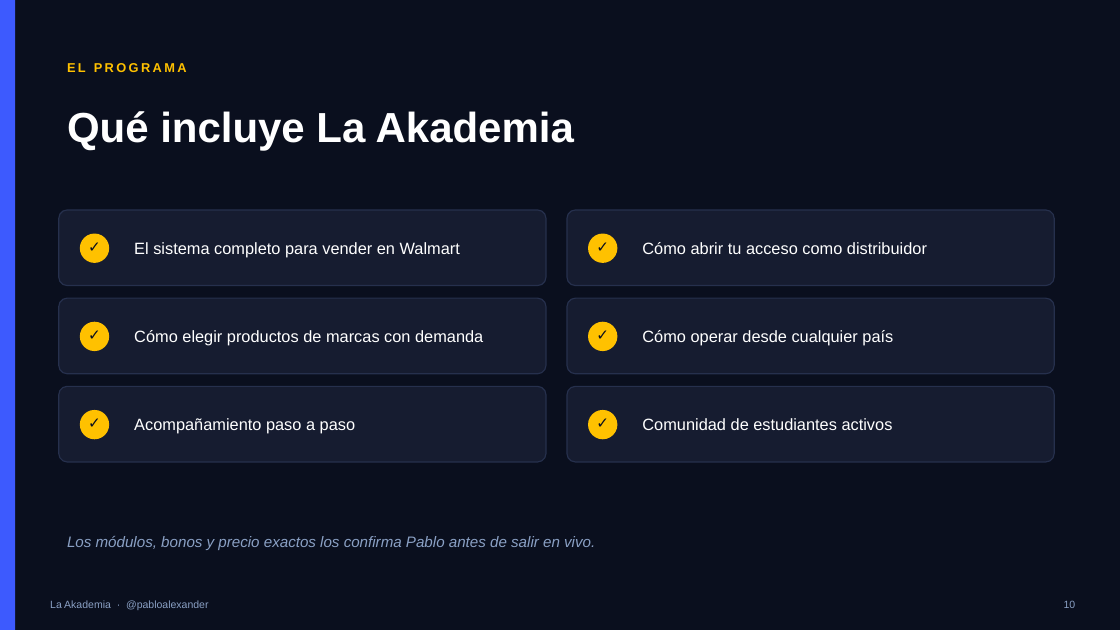
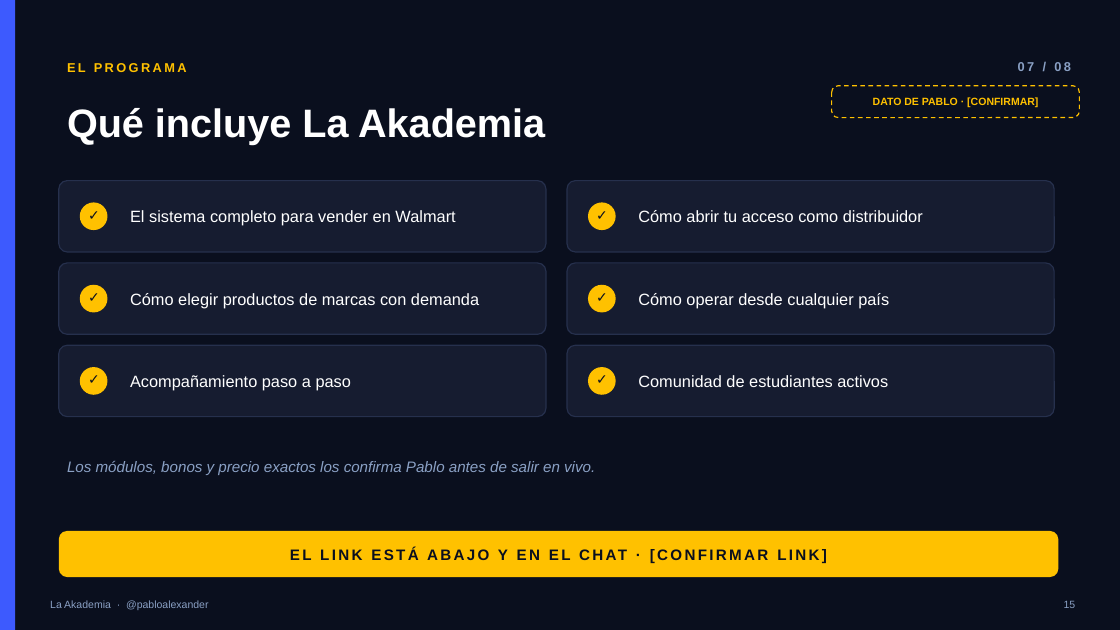
Before and after one commit to henryqueroa/pablo-torrealba-package, a slide deck: slide 15 of webinar/pablo-torrealba-webinar-deck.pptx (slide 10 before the commit). Drawn at 1120x630 pixels with LibreOffice and Linux fonts; fonts in the diff are those of the drawing. Boxes give left, top, right and bottom in pixels: in the first picture for what was removed or moved away, otherwise in the second. Text is boxed around its words. In the diff, an @@ line names an element or a change of style, - is before the commit and + after.

Commit message:
Deploy hub update for Pablo Torrealba

```diff
--- a/webinar/pablo-torrealba-webinar-deck.pptx
+++ b/webinar/pablo-torrealba-webinar-deck.pptx
@@ text "Qué incluye La Akademia" at (x1=67, y1=108, x2=545, y2=145): size 36 to 34 pt @@
@@ rounded rectangle added at (x1=832, y1=86, x2=1080, y2=118), fill #0A0F1E, outline #FFC100 1 pt dashed @@
@@ text added at (x1=1018, y1=62, x2=1071, y2=71), 11 pt, text #8AA0C4, bold @@
+07 / 08
@@ text added at (x1=873, y1=97, x2=1038, y2=107), 9 pt, text #FFC100, bold @@
+DATO DE PABLO · [CONFIRMAR]
@@ rounded rectangle resized from (x1=59, y1=210, x2=546, y2=286) to (x1=59, y1=181, x2=546, y2=252) @@
@@ 2 ellipses, 2 texts moved together from (x1=80, y1=232, x2=618, y2=263) to (x1=80, y1=201, x2=616, y2=230) @@
@@ text "El sistema completo para vender ..." moved from (x1=134, y1=242, x2=460, y2=258) to (x1=130, y1=210, x2=455, y2=226) @@
@@ rounded rectangle resized from (x1=567, y1=210, x2=1054, y2=286) to (x1=567, y1=181, x2=1054, y2=252) @@
@@ text "Cómo abrir tu acceso como ..." moved from (x1=642, y1=242, x2=927, y2=254) to (x1=638, y1=210, x2=923, y2=222) @@
@@ rounded rectangle resized from (x1=59, y1=298, x2=546, y2=374) to (x1=59, y1=263, x2=546, y2=334) @@
@@ text "Cómo elegir productos de marcas ..." moved from (x1=134, y1=330, x2=483, y2=346) to (x1=130, y1=293, x2=479, y2=308) @@
@@ rounded rectangle resized from (x1=567, y1=298, x2=1054, y2=374) to (x1=567, y1=263, x2=1054, y2=334) @@
@@ text "Cómo operar desde cualquier país" moved from (x1=642, y1=330, x2=893, y2=346) to (x1=638, y1=293, x2=889, y2=308) @@
@@ 2 ellipses, 2 texts moved together from (x1=80, y1=320, x2=618, y2=351) to (x1=80, y1=283, x2=616, y2=313) @@
@@ rounded rectangle resized from (x1=59, y1=386, x2=546, y2=462) to (x1=59, y1=345, x2=546, y2=417) @@
@@ text "Acompañamiento paso a paso" moved from (x1=134, y1=418, x2=355, y2=434) to (x1=130, y1=375, x2=351, y2=391) @@
@@ proportions changed in 6 elements at (x1=59, y1=181, x2=546, y2=252), (x1=567, y1=181, x2=1054, y2=252), (x1=59, y1=263, x2=546, y2=334), (x1=567, y1=263, x2=1054, y2=334), (x1=59, y1=345, x2=546, y2=417), (x1=567, y1=345, x2=1054, y2=417) @@
@@ rounded rectangle resized from (x1=567, y1=386, x2=1054, y2=462) to (x1=567, y1=345, x2=1054, y2=417) @@
@@ text "Comunidad de estudiantes activos" moved from (x1=642, y1=418, x2=893, y2=430) to (x1=638, y1=375, x2=888, y2=387) @@
@@ size 13 to 12 pt in 6 elements at (x1=588, y1=201, x2=616, y2=229), (x1=80, y1=201, x2=108, y2=229), (x1=588, y1=283, x2=616, y2=311), (x1=80, y1=283, x2=108, y2=311), (x1=588, y1=365, x2=616, y2=393), (x1=80, y1=365, x2=108, y2=393) @@
@@ 2 ellipses, 2 texts moved together from (x1=80, y1=408, x2=618, y2=439) to (x1=80, y1=365, x2=616, y2=395) @@
@@ text "Los módulos, bonos y precio ..." moved from (x1=67, y1=536, x2=595, y2=550) to (x1=67, y1=461, x2=595, y2=475) @@
@@ rounded rectangle added at (x1=59, y1=531, x2=1059, y2=577), fill #FFC100 @@
@@ text added at (x1=498, y1=549, x2=508, y2=560), 13 pt, text #0A0F1E, bold @@
+EL LINK ESTÁ ABAJO Y EN EL CHAT · [CONFIRMAR LINK]
```
Also in this commit, not shown: 13 other slides changed, 6 slides added, 3 other files.
